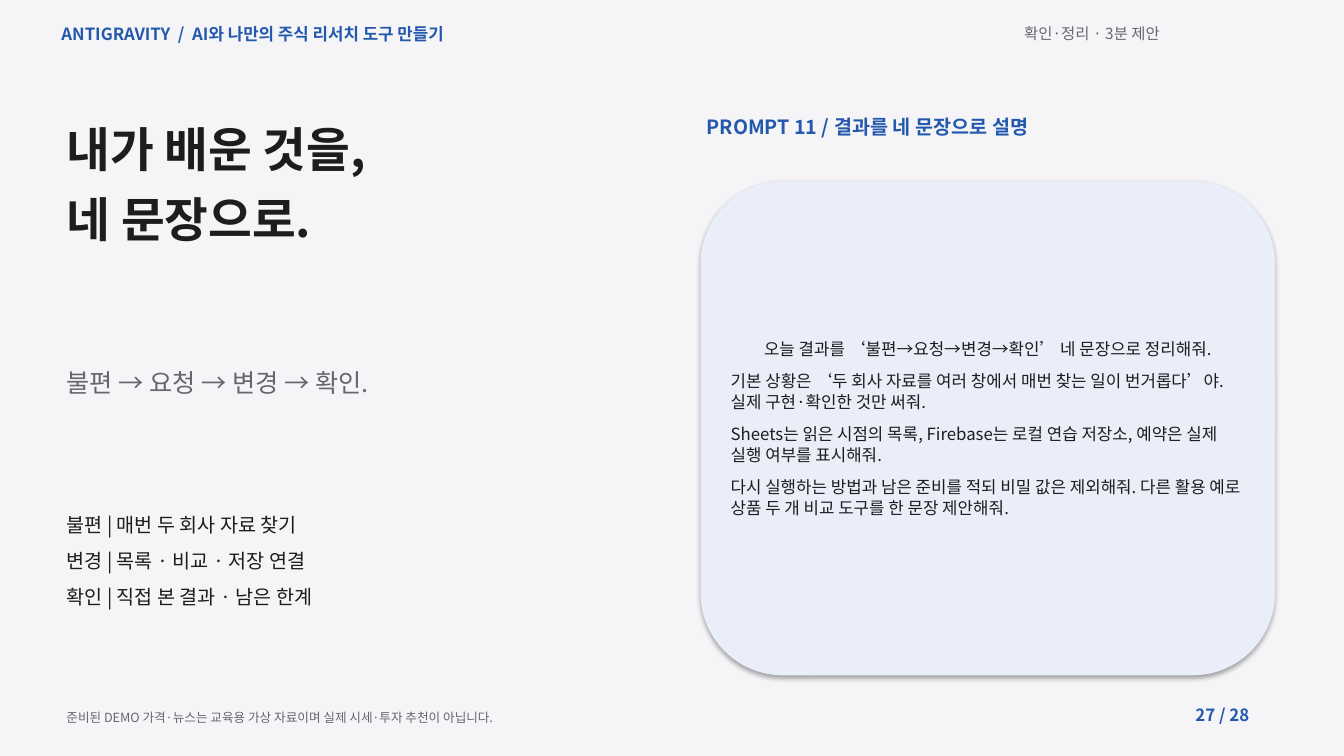
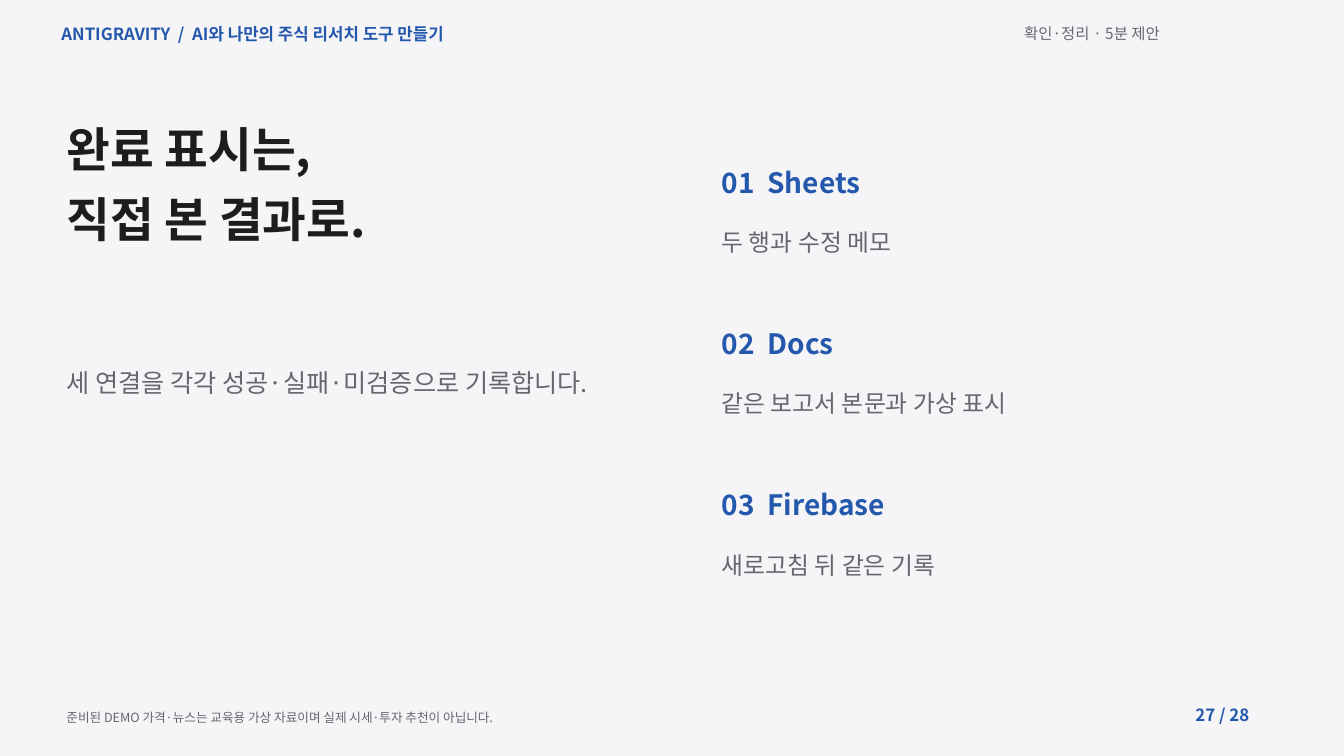
Before and after one commit to elect94/reportsol, a slide deck: slide 27 of materials/lecture.pptx. Drawn at 1344x756 pixels with LibreOffice and Linux fonts; fonts in the diff are those of the drawing. Boxes give left, top, right and bottom in pixels: in the first picture for what was removed or moved away, otherwise in the second. Text is boxed around its words. In the diff, an @@ line names an element or a change of style, - is before the commit and + after.

```diff
--- a/materials/lecture.pptx
+++ b/materials/lecture.pptx
@@ text at [1024, 26, 1159, 40]: text changed @@
-확인·정리 · 3분 제안
+확인·정리 · 5분 제안
@@ text removed at [707, 117, 1028, 136] @@
-PROMPT 11 / 결과를 네 문장으로 설명
@@ text at [66, 127, 366, 242]: text changed @@
-내가 배운 것을,
-네 문장으로.
+완료 표시는,
+직접 본 결과로.
@@ text added at [722, 170, 860, 194], 20 pt, text #2458AD, bold @@
+01 Sheets
@@ rounded rectangle removed at [701, 181, 1275, 676] @@
-오늘 결과를 ‘불편→요청→변경→확인’ 네 문장으로 정리해줘.
-기본 상황은 ‘두 회사 자료를 여러 창에서 매번 찾는 일이 번거롭다’야. 실제 구현·확인한 것만 써줘.
-Sheets는 읽은 시점의 목록, Firebase는 로컬 연습 저장소, 예약은 실제 실행 여부를 표시해줘.
-다시 실행하는 방법과 남은 준비를 적되 비밀 값은 제외해줘. 다른 활용 예로 상품 두 개 비교 도구를 한 문장 제안해줘.
@@ text added at [722, 231, 891, 253], 17 pt, text #65676D @@
+두 행과 수정 메모
@@ text added at [722, 333, 833, 355], 20 pt, text #2458AD, bold @@
+02 Docs
@@ text at [66, 371, 588, 394]: text changed @@
-불편 → 요청 → 변경 → 확인.
+세 연결을 각각 성공·실패·미검증으로 기록합니다.
@@ text added at [722, 392, 1006, 414], 17 pt, text #65676D @@
+같은 보고서 본문과 가상 표시
@@ text added at [722, 492, 885, 516], 20 pt, text #2458AD, bold @@
+03 Firebase
@@ text removed at [66, 515, 312, 606] @@
-불편 | 매번 두 회사 자료 찾기
-변경 | 목록 · 비교 · 저장 연결
-확인 | 직접 본 결과 · 남은 한계
@@ text added at [722, 554, 935, 576], 17 pt, text #65676D @@
+새로고침 뒤 같은 기록
```
Also in this commit, not shown: 21 other slides changed, 1 slide added, 1 slide removed, 24 other files.
